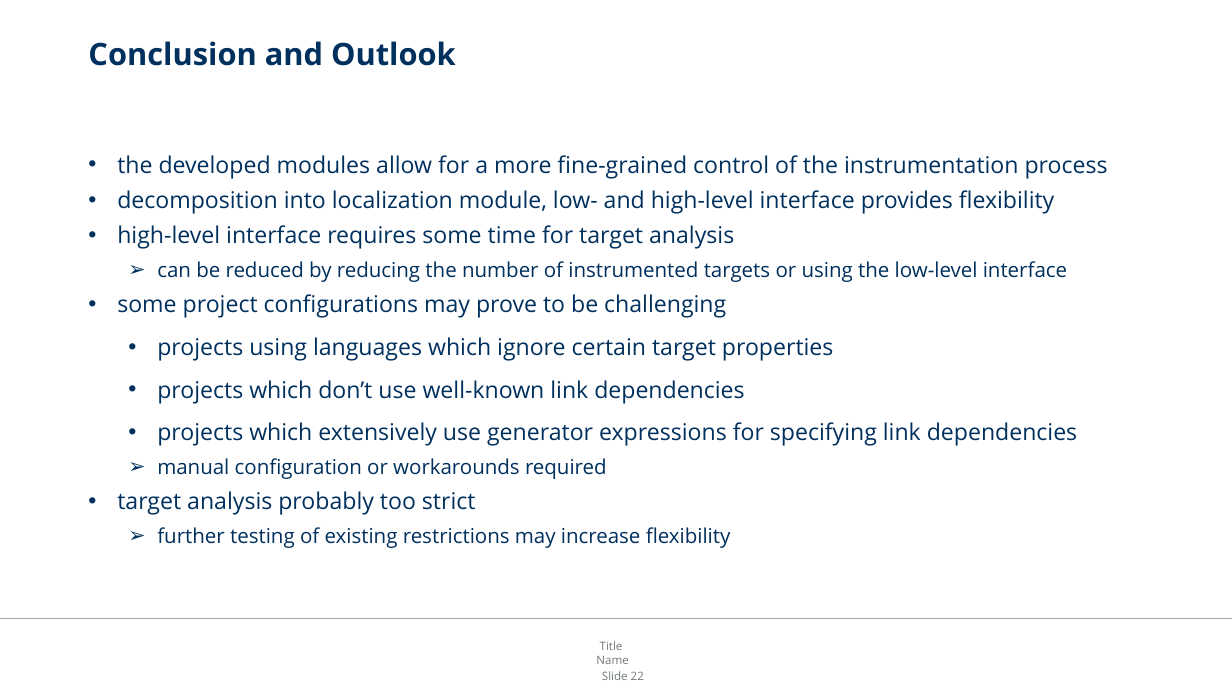
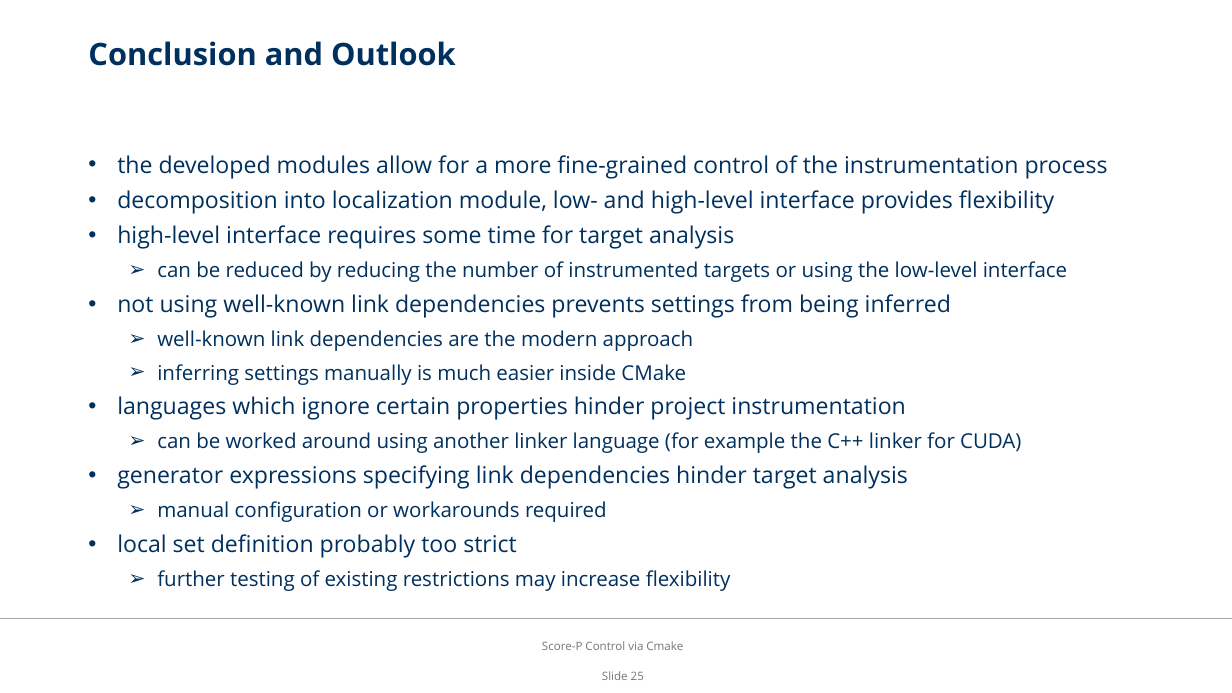
Before and after one commit to Deric-W/FindScoreP, a slide deck: slide 25 of paper/presentation.pptx (slide 22 before the commit). Drawn at 1232x693 pixels with LibreOffice and Linux fonts; fonts in the diff are those of the drawing; background and template pictures are left out. Boxes give left, top, right and bottom in pixels: in the first picture for what was removed or moved away, otherwise in the second. Text is boxed around its words. In the diff, an @@ line names an element or a change of style, - is before the commit and + after.

```diff
--- a/paper/presentation.pptx
+++ b/paper/presentation.pptx
@@ text at bbox=[117, 294, 1021, 489]: text changed @@
-• some project configurations may prove to be challenging
-  • projects using languages which ignore certain target properties
-  • projects which don’t use well-known link dependencies
-  • projects which extensively use generator expressions for specifying link dependencies
+• not using well-known link dependencies prevents settings from being inferred
+    ➢ well-known link dependencies are the modern approach
+    ➢ inferring settings manually is much easier inside CMake
+• languages which ignore certain properties hinder project instrumentation
+    ➢ can be worked around using another linker language (for example the C++ linker for CUDA)
+• generator expressions specifying link dependencies hinder target analysis
@@ text at bbox=[117, 534, 517, 558]: text changed @@
-• target analysis probably too strict
+• local set definition probably too strict
@@ text added at bbox=[542, 641, 683, 650], 9 pt, text #727879 @@
+Score-P Control via Cmake
@@ text removed at bbox=[596, 641, 628, 664] @@
-Title
-Name
@@ page number at bbox=[602, 671, 644, 680]: text changed @@
-Slide 22
+Slide 25
```
Also in this commit, not shown: 21 other slides changed, 4 slides added, 1 slide removed, 6 other files.
